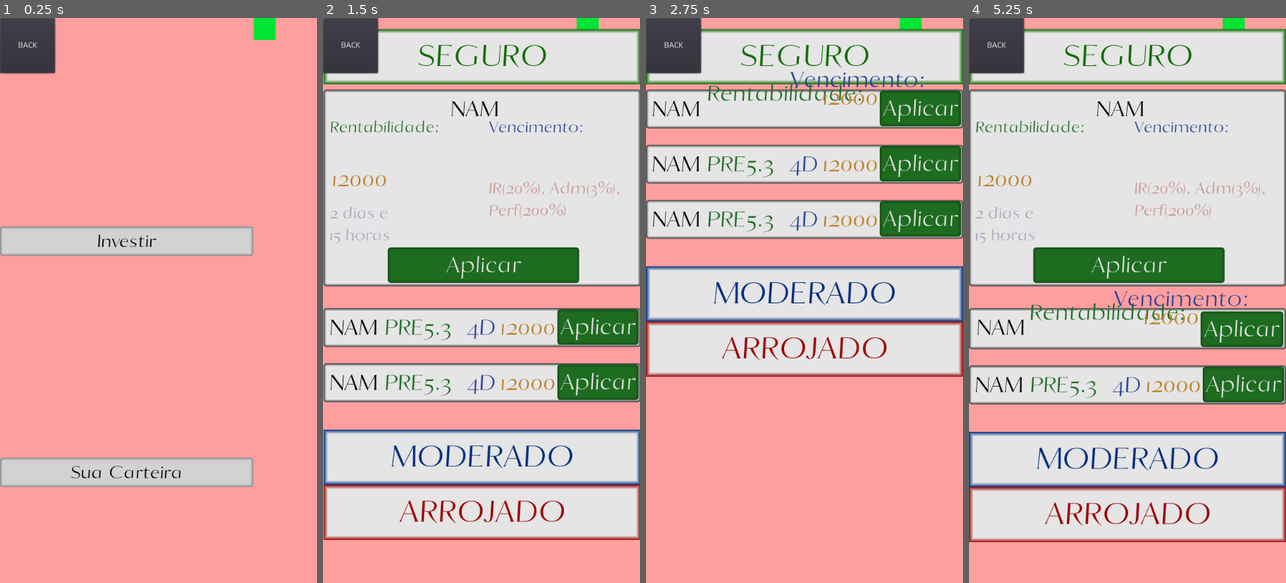
Above: before the commit, frames 1-4 (left to right).
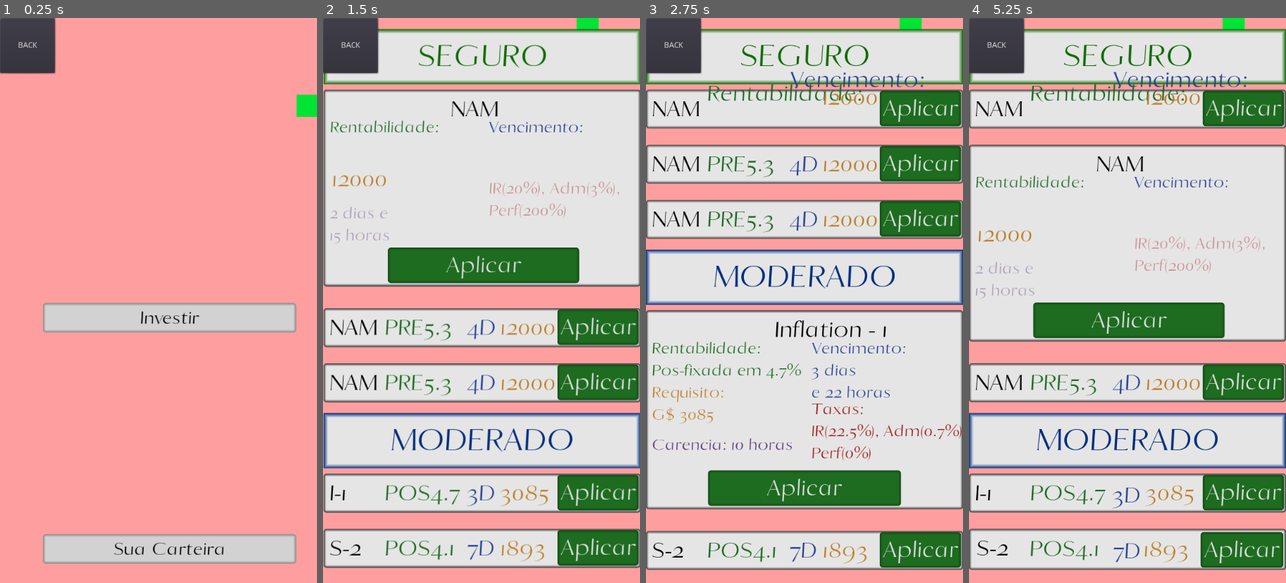
Above: after the commit, the same moments.

Repository: AndreMoukarzel/Grana-Preta
Game: Godot game, scene res://broker/Broker.tscn
The game is run twice, just before and just after one commit, with the same random seed, the same clock (stepped at 60 frames per second) and the same inputs. This scene is started directly instead of the project's main scene.
Inputs:
- Up to frame 1 (0.25 s): no input
- Up to frame 2 (1.5 s): click "Investir" at 0.5 s; click "NAM" at 1.25 s
- Up to frame 3 (2.75 s): click "NAM" (after the commit: "I-1") at 2 s
- Up to frame 4 (5.25 s): click "NAM" (after the commit: "Inflation - 1") at 2.75 s; click "NAM" (after the commit: "S-2") at 3.5 s; click "Aplicar" at 4.25 s; click "NAM" at 5 s

The runs differ from the first frame. In frame 1, 18% of the frame differs, in the area x 0-100%, y 0-97%; in frame 2, 21%; in frame 3, 41%; in frame 4, 45%, in the area x 0-100%, y 9-98%.
Error before the commit: Invalid get index '99' (on base: 'Array'). (res://broker/bond/BondGenerator.gd:29)
Error after the commit: Invalid get index '99' (on base: 'Array'). (res://broker/bond/BondGenerator.gd:37)

Commit message:
Add base Pos-fixated bonds

Diff:
--- a/broker/BondDisplay.gd
+++ b/broker/BondDisplay.gd
@@ -13,11 +13,7 @@
 
 var total_height = 300
 
-
 func _ready():
-#	for i in range(2):
-#		var Bond = add_bond(ModerBonds)
-#		Bond.setup("POP-I", 12.1, "Pre-fixada", [0, 3], 4000, [2, 1], [15, 2, 0.3])
 	$BondGenerator.generate()
 	s_pos = $Safe.rect_position.y
 	m_pos = $Moderate.rect_position.y
@@ -33,10 +29,13 @@
 	parent.add_child(Bond)
 
 	if parent != ChanceBonds:
-		$Chanceful.rect_position.y += 110
+		$Chanceful.rect_position.y += 100
 		if parent != ModerBonds:
-			$Moderate.rect_position.y += 110
-		total_height += 110
+			$Moderate.rect_position.y += 100
+		total_height += 100
+
+	$SwipeHandler/SwipingCamera.limit_bottom = max(1324, total_height + 300)
+	$SwipeHandler.update_cam_minmax()
 
 	return Bond
 
--- a/broker/BondDisplay.tscn
+++ b/broker/BondDisplay.tscn
@@ -1,8 +1,9 @@
-[gd_scene load_steps=8 format=2]
+[gd_scene load_steps=9 format=2]
 
 [ext_resource path="res://broker/BondDisplay.gd" type="Script" id=1]
 [ext_resource path="res://school/Lessons/LessonFont.otf" type="DynamicFontData" id=2]
 [ext_resource path="res://broker/bond/BondGenerator.gd" type="Script" id=3]
+[ext_resource path="res://SwipeHandler.tscn" type="PackedScene" id=4]
 
 [sub_resource type="StyleBoxFlat" id=1]
 bg_color = Color( 0.901961, 0.901961, 0.901961, 1 )
@@ -105,3 +106,12 @@
 
 [node name="BondGenerator" type="Node" parent="."]
 script = ExtResource( 3 )
+
+[node name="SwipeHandler" parent="." instance=ExtResource( 4 )]
+
+[node name="SwipingCamera" parent="SwipeHandler" index="0"]
+limit_right = 576
+limit_bottom = 1324
+
+
+[editable path="SwipeHandler"]
--- a/broker/bond/Bond.gd
+++ b/broker/bond/Bond.gd
@@ -16,9 +16,10 @@
 var min_investment : int
 var min_time
 var taxes
+var creation_time
 
 
-func setup(bond_name : String, rentability : float, rentability_type : String, expiration : Array, min_investment : int, min_time : Array, taxes : Array):
+func setup(bond_name : String, rentability : float, rentability_type : String, expiration : Array, min_investment : int, min_time : Array, taxes : Array, creation_time):
 	self.bond_name = bond_name
 	self.rentability = stepify(rentability, 0.1)
 	self.rentability_type = rentability_type
@@ -36,6 +37,7 @@
 	elif min_time[1] > 0:
 		$MinTime.text += str(min_time[1], " horas")
 	$Taxes.text = str("Taxas:\nIR(", taxes[0], "%), Adm(", stepify(taxes[1], 0.1), "%),\nPerf(", stepify(taxes[2], 0.1), "%)")
+	expand_info() # used here to adapt labels to correct size
 	resume_info()
 
 
@@ -45,6 +47,7 @@
 		$Rentability.text = str("PRE", rentability)
 	elif rentability_type == "Pos-fixada":
 		$Rentability.text = str("POS", rentability)
+		$Name.text = bond_name
 
 	$Expiration.rect_scale = Vector2(1, 1)
 	if expiration[0] > 0: # days left
@@ -63,6 +66,11 @@
 		$Rentability.text += str("Pre-fixada em ", rentability , "%")
 	elif rentability_type == "Pos-fixada":
 		$Rentability.text += str("Pos-fixada em ", rentability , "%")
+		var name_split = bond_name.split("-")
+		if name_split[0] == "S":
+			$Name.text = str("Selic - ", name_split[1])
+		elif name_split[0] == "I":
+			$Name.text = str("Inflation - ", name_split[1])
 
 	$Expiration.rect_scale = Vector2(.7, .7)
 	$Expiration.text = "Vencimento:\n"
--- a/broker/bond/BondGenerator.gd
+++ b/broker/bond/BondGenerator.gd
@@ -9,6 +9,10 @@
 	generate_safe_bond(["LCI", "LCA"], "Inflation")
 	generate_safe_bond(["CRI", "CRA", "CDB"], "Inflation")
 	generate_safe_bond(["TES"], "Selic")
+	# Generate pos-fixated bonds
+	generate_moderate_bonds(["S-1", "I-1"])
+	generate_moderate_bonds(["S-2", "I-2"])
+	generate_moderate_bonds(["S-3", "I-3"])
 
 
 func generate_safe_bond(possible_names, index_name):
@@ -25,8 +29,28 @@
 	if index_name == "Selic":
 		index = Save.selic_last100
 
-	for i in range(expiration[0]):
+	if expiration[1] > 23: # Correct expiration
+		expiration[1] -= 24
+		expiration[0] += 1
+
+	for i in range(expiration[0]): # Calculate index tendencies
 		avg += index[99 - i] - index[98 - i]
 	avg /= expiration[0]
 	rentability = index[99] + avg + rand_range(-2.0, 2.0)
-	Bond.setup(bond_name, rentability, "Pre-fixada", expiration, min_investment, min_time, taxes)
+	Bond.setup(bond_name, rentability, "Pre-fixada", expiration, min_investment, min_time, taxes, OS.get_datetime())
+
+
+func generate_moderate_bonds(possible_names):
+	var Bond = BondDisplay.add_bond(BondDisplay.ModerBonds)
+	var bond_name = possible_names[randi() % possible_names.size()]
+	var min_investment = 200 + randi() % 4801
+	var min_time = [round(rand_range(.0, 1.6)), randi() % 16]
+	var expiration = [min_time[0] + 2 + randi() % 6, min_time[1] + randi() % 20]
+	var taxes = [22.5, rand_range(0.0, 2.5), 0] # IR, Adm, Performance
+	var rentability = rand_range(0.5, 6.0)
+
+	if expiration[1] > 23: # Correct expiration
+		expiration[1] -= 24
+		expiration[0] += 1
+
+	Bond.setup(bond_name, rentability, "Pos-fixada", expiration, min_investment, min_time, taxes, OS.get_datetime())
